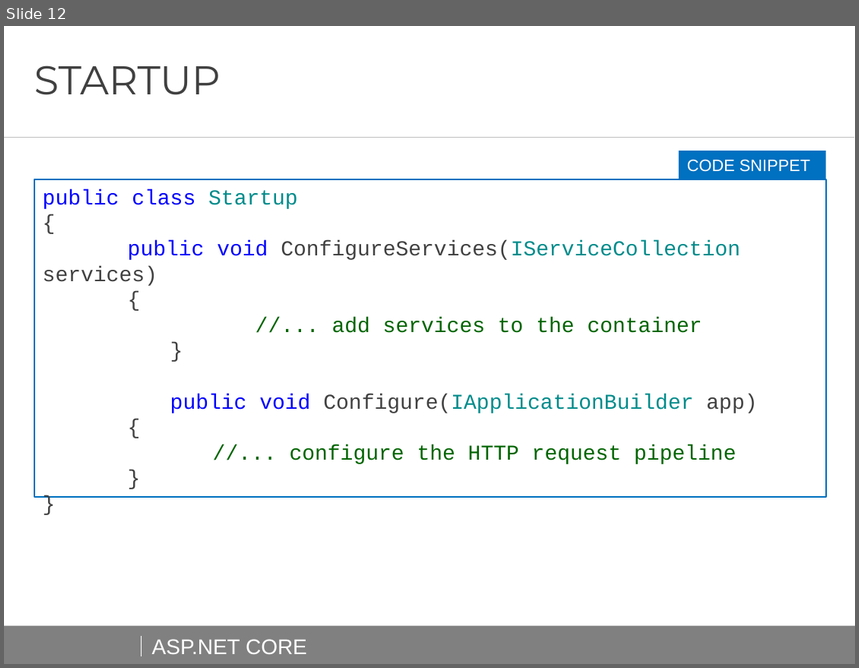
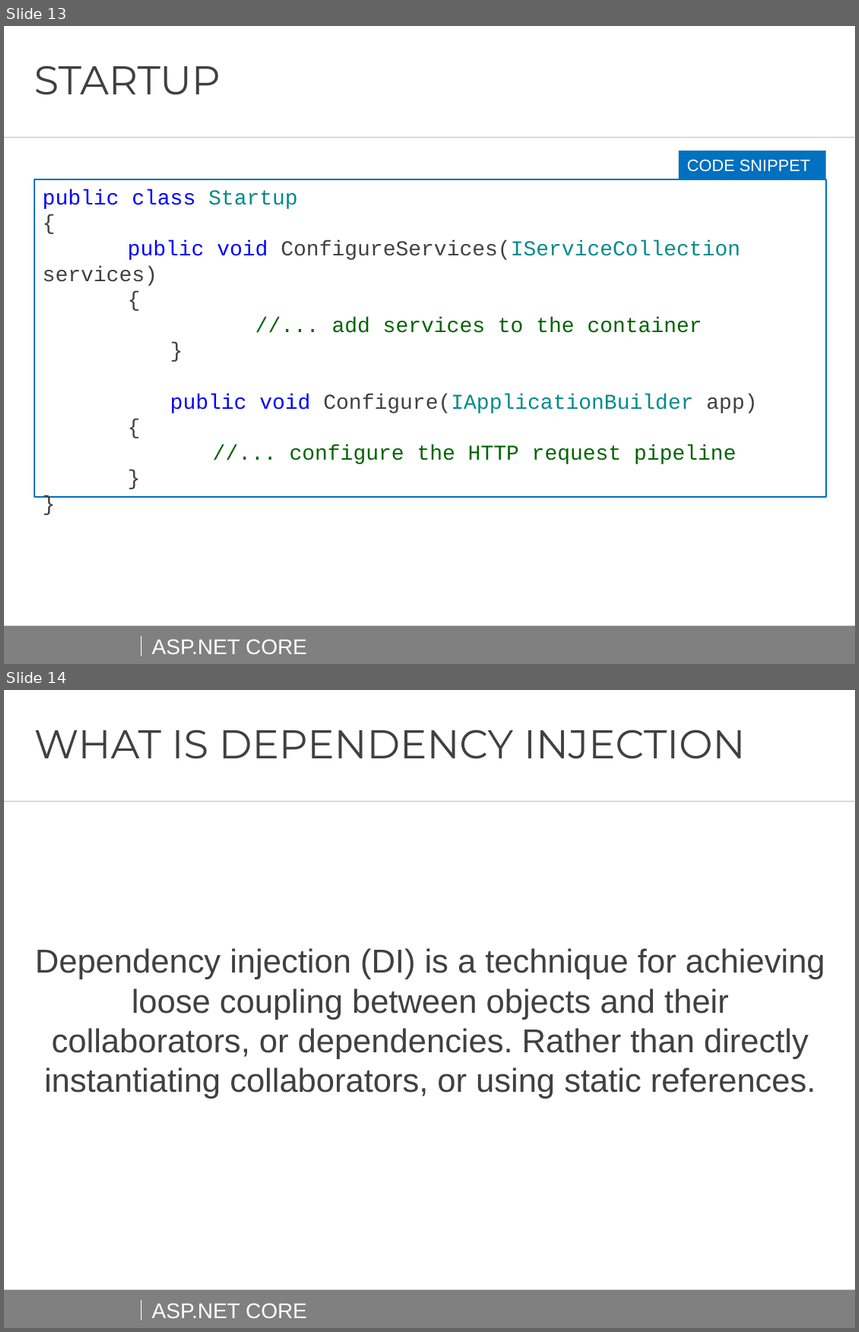
Before and after one commit to AndreiShenets/ASP.NET-Lectures, a slide deck: docs/ASP.NET CORE - iTechArt 2018.pptx. Shown one above the other, each under a label of ours: slide 12 before the commit, slides 13 and 14 after it. The pictures are 859x668 and 859x1332 pixels, drawn with LibreOffice and Linux fonts; fonts in the diff are those of the drawing; background and template pictures are left out. Boxes give left, top, right and bottom in pixels: in the first picture for what was removed or moved away, otherwise in the second. Text is boxed around its words. In the diff, an @@ line names an element or a change of style, - is before the commit and + after.

```diff
--- a/docs/ASP.NET CORE - iTechArt 2018.pptx
+++ b/docs/ASP.NET CORE - iTechArt 2018.pptx
@@ slide 14 added at [4, 690, 855, 1328], background #FFFFFF; not listed: 5 template elements that a slide beside it also shows @@
@@ rectangle added at [4, 690, 855, 802], fill #FFFFFF @@
@@ title added at [34, 730, 746, 759], 34 pt, text #404040 @@
+WHAT IS DEPENDENCY INJECTION
@@ page number added at [826, 718, 855, 744], 12 pt, text #FFFFFF @@
+14
@@ text added at [35, 948, 826, 1099], 28 pt, text #404040 @@
+Dependency injection (DI) is a technique for achieving loose coupling between objects and their collaborators, or dependencies. Rather than directly instantiating collaborators, or using static references.
@@ what was slide 12 is now slide 13 @@
```
Also in this commit, not shown: 4 slides changed, 8 other slides added, 3 slides removed, 2 other files.
